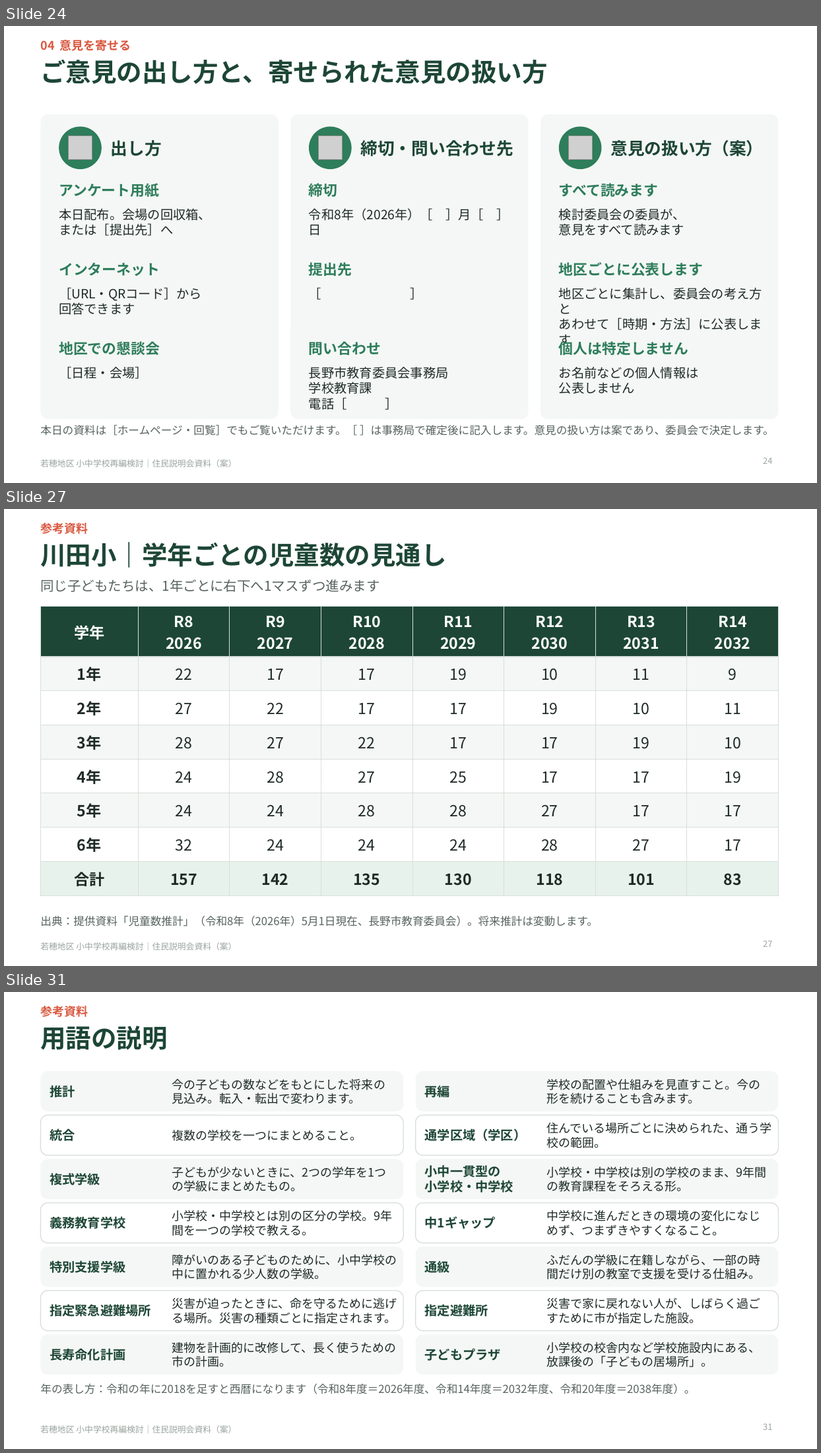
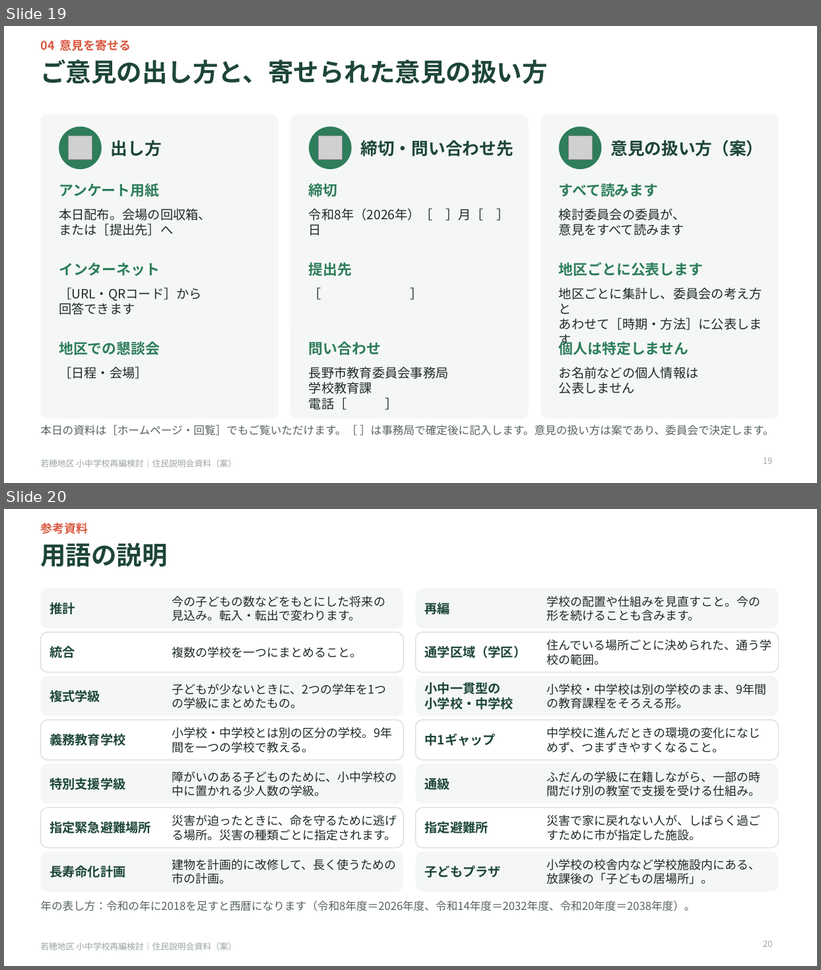
Before and after one commit to Masaki12008/GS, a slide deck: output/若穂地区_住民説明会資料_配布用短縮版.pptx. Shown one above the other, each under a label of ours: slides 24, 27 and 31 before the commit, slides 19 and 20 after it; the slides between them are not shown. The pictures are 821x1453 and 821x970 pixels, drawn with LibreOffice and Linux fonts; fonts in the diff are those of the drawing; grey boxes stand for pictures. Boxes give left, top, right and bottom in pixels: in the first picture for what was removed or moved away, otherwise in the second. Text is boxed around its words. In the diff, an @@ line names an element or a change of style, - is before the commit and + after.

```diff
--- a/output/若穂地区_住民説明会資料_配布用短縮版.pptx
+++ b/output/若穂地区_住民説明会資料_配布用短縮版.pptx
@@ slide 27 removed at box(4, 509, 817, 966), background #FFFFFF; not listed: 1 template element that a slide beside it also shows @@
@@ text removed at box(40, 522, 88, 534) @@
-参考資料
@@ title removed at box(40, 542, 446, 568) @@
-川田小｜学年ごとの児童数の見通し
@@ text removed at box(40, 580, 380, 592) @@
-同じ子どもたちは、1年ごとに右下へ1マスずつ進みます
@@ table removed at box(40, 607, 779, 889), 8 rows, 8 columns @@
-学年 | R8 / 2026 | R9 / 2027 | R10 / 2028 | R11 / 2029 | R12 / 2030 | R13 / 2031 | R14 / 2032
-1年 | 22 | 17 | 17 | 19 | 10 | 11 | 9
-2年 | 27 | 22 | 17 | 17 | 19 | 10 | 11
-3年 | 28 | 27 | 22 | 17 | 17 | 19 | 10
-4年 | 24 | 28 | 27 | 25 | 17 | 17 | 19
-5年 | 24 | 24 | 28 | 28 | 27 | 17 | 17
-6年 | 32 | 24 | 24 | 24 | 28 | 27 | 17
-合計 | 157 | 142 | 135 | 130 | 118 | 101 | 83
@@ text removed at box(40, 916, 598, 927) @@
-出典：提供資料「児童数推計」（令和8年（2026年）5月1日現在、長野市教育委員会）。将来推計は変動します。
@@ page number removed at box(763, 941, 772, 947) @@
-27
@@ what was slide 24 is now slide 19 @@
@@ page number at box(763, 458, 772, 464): text changed @@
-24
+19
@@ what was slide 31 is now slide 20 @@
@@ page number at box(763, 941, 772, 947): text changed @@
-31
+20
```
Also in this commit, not shown: 1 slide changed, 10 other slides removed, 3 other files.
